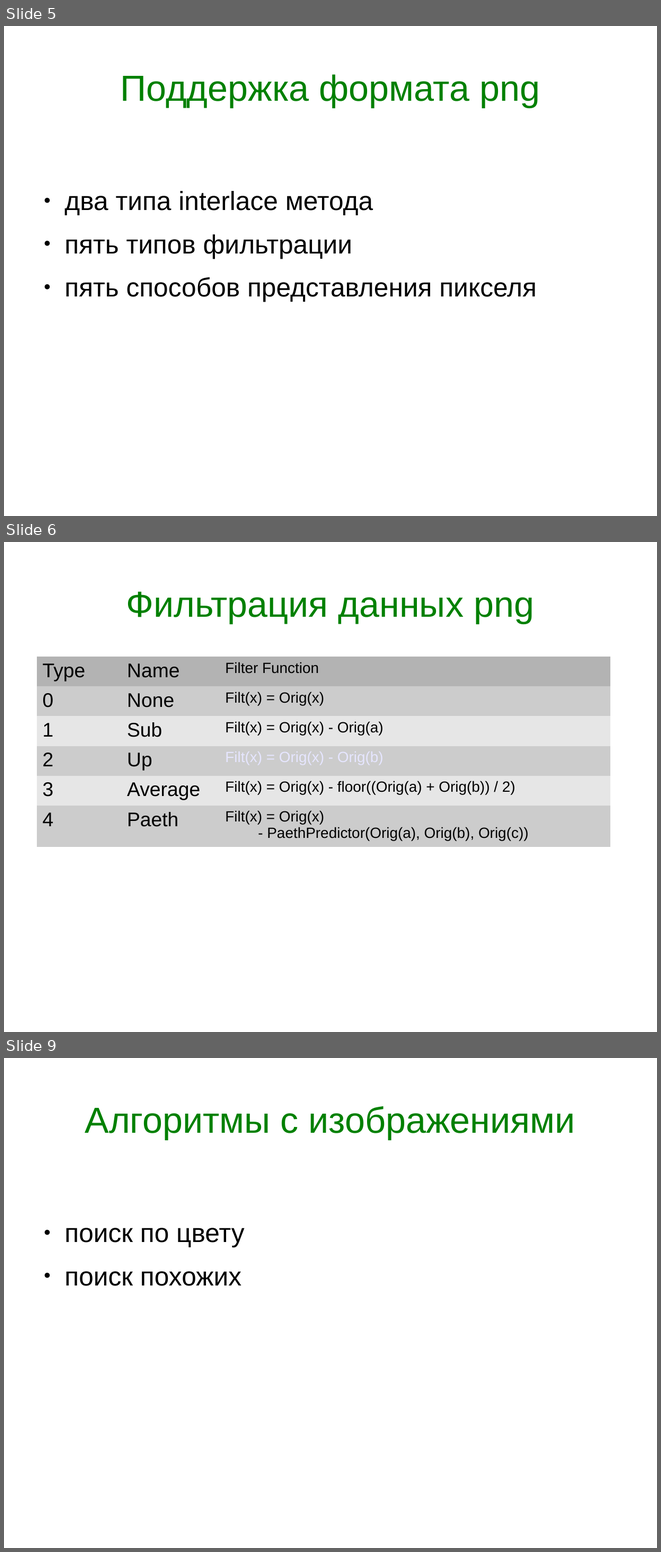
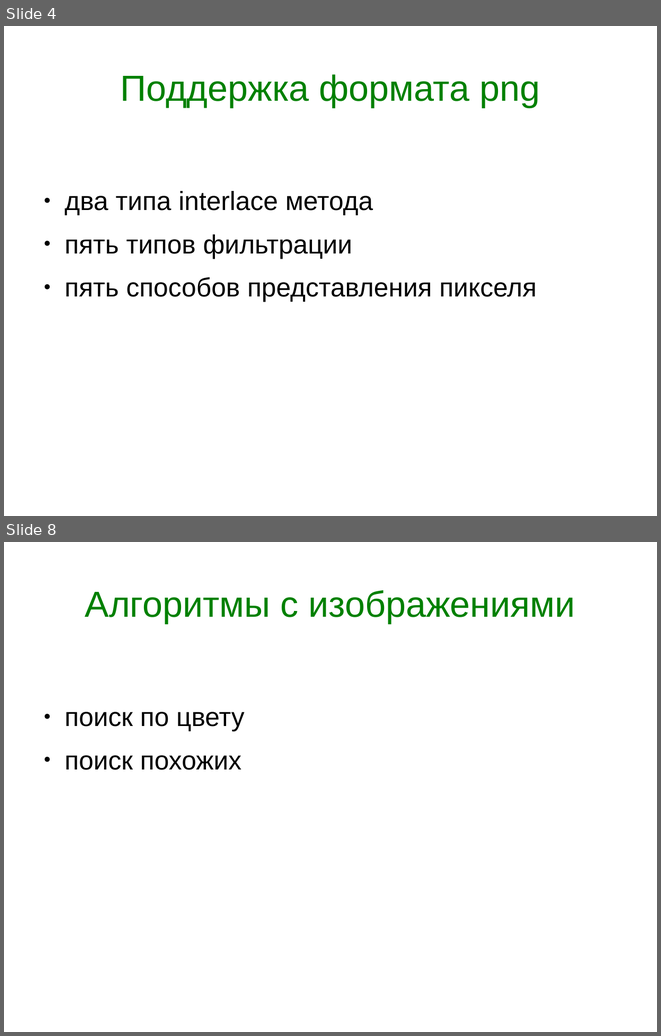
Before and after one commit to tipe/searchbycolor, a slide deck: Presentation.odp. Shown one above the other, each under a label of ours: slides 5, 6 and 9 before the commit, slides 4 and 8 after it; the slides between them are not shown. The pictures are 661x1552 and 661x1036 pixels, drawn with LibreOffice and Linux fonts; fonts in the diff are those of the drawing. Boxes give left, top, right and bottom in pixels: in the first picture for what was removed or moved away, otherwise in the second. Text is boxed around its words. In the diff, an @@ line names an element or a change of style, - is before the commit and + after.

```diff
--- a/Presentation.odp
+++ b/Presentation.odp
@@ slide 6 removed at (4, 542, 657, 1032), background #FFFFFF @@
@@ title removed at (126, 591, 534, 623) @@
-Фильтрация данных png
@@ table removed at (36, 656, 611, 847), 6 rows, 3 columns @@
-Type | Name | Filter Function
-0 | None | Filt(x) = Orig(x)
-1 | Sub | Filt(x) = Orig(x) - Orig(a)
-2 | Up | Filt(x) = Orig(x) - Orig(b)
-3 | Average | Filt(x) = Orig(x) - floor((Orig(a) + Orig(b)) / 2)
-4 | Paeth | Filt(x) = Orig(x) / - PaethPredictor(Orig(a), Orig(b), Orig(c))
@@ what was slide 5 is now slide 4 @@
@@ what was slide 9 is now slide 8 @@
```
Also in this commit, not shown: 2 slides changed, 7 slides added, 3 other slides removed.
